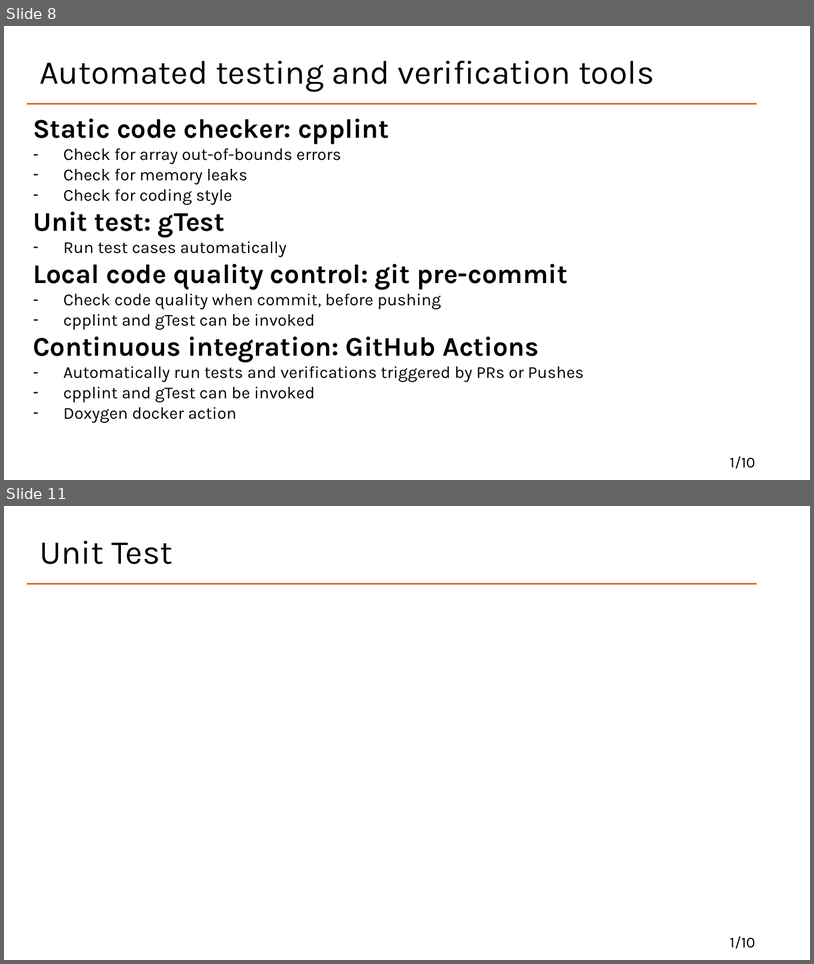
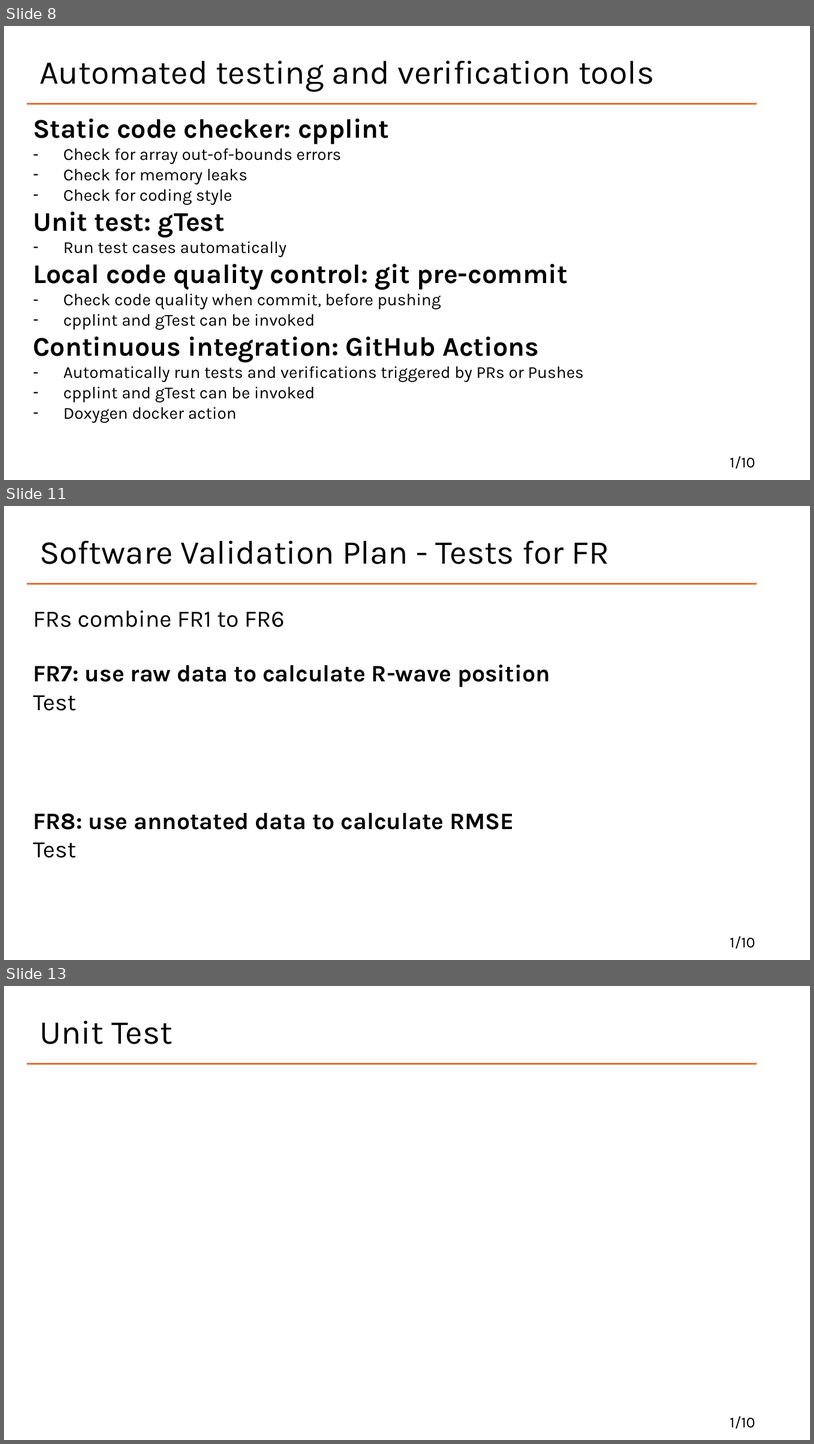
Before and after one commit to Lychee-acaca/CAS741, a slide deck: docs/Presentation/VnV.pptx. Shown one above the other, each under a label of ours: slides 8 and 11 before the commit, slides 8, 11 and 13 after it; the slides between them are not shown. The pictures are 814x964 and 814x1444 pixels, drawn with LibreOffice and Linux fonts; fonts in the diff are those of the drawing. Boxes give left, top, right and bottom in pixels: in the first picture for what was removed or moved away, otherwise in the second. Text is boxed around its words. In the diff, an @@ line names an element or a change of style, - is before the commit and + after.

```diff
--- a/docs/Presentation/VnV.pptx
+++ b/docs/Presentation/VnV.pptx
@@ slide 11 added at (4, 506, 810, 960), background #FFFFFF @@
@@ title added at (39, 541, 610, 564), 39.6 pt, text #000000 @@
+Software Validation Plan - Tests for FR
@@ line added from (27, 583) to (757, 583), #E97132 2 pt @@
@@ text added at (33, 610, 285, 627), 28 pt, text #000000 @@
+FRs combine FR1 to FR6
@@ text added at (33, 664, 550, 711), 28 pt, text #000000, bold @@
+FR7: use raw data to calculate R-wave position
+Test
@@ text added at (33, 813, 514, 858), 28 pt, text #000000, bold @@
+FR8: use annotated data to calculate RMSE
+Test
@@ text added at (730, 936, 755, 948), 18 pt, text #000000 @@
+1/10
@@ what was slide 11 is now slide 13 @@
```
Also in this commit, not shown: 4 slides changed, 1 other slide added.
